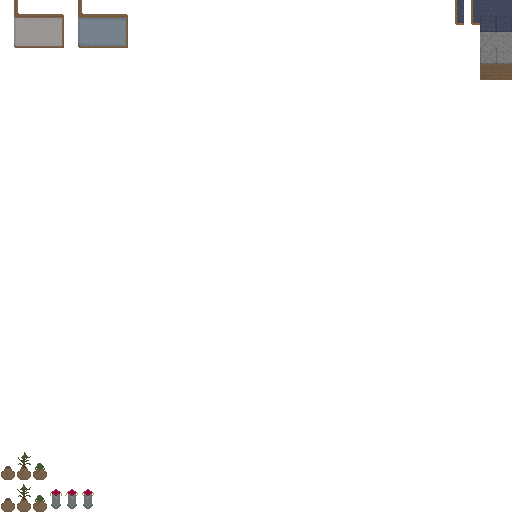
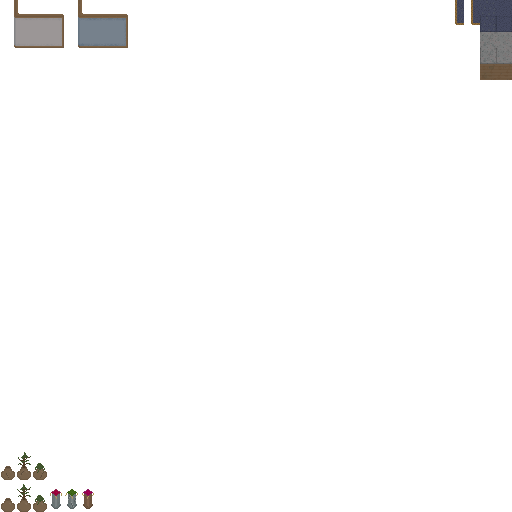
Comparing the layer stacks of the two w=512, h=512 images. Changes:
renamed "Layer 29" to "Layer 39", painted on it over [55, 489, 93, 509]
removed layer "Layer 28" from group "Ground Items" over [67, 489, 93, 509]
removed layer "Layer 27" from group "Ground Items" over [67, 489, 77, 507]
